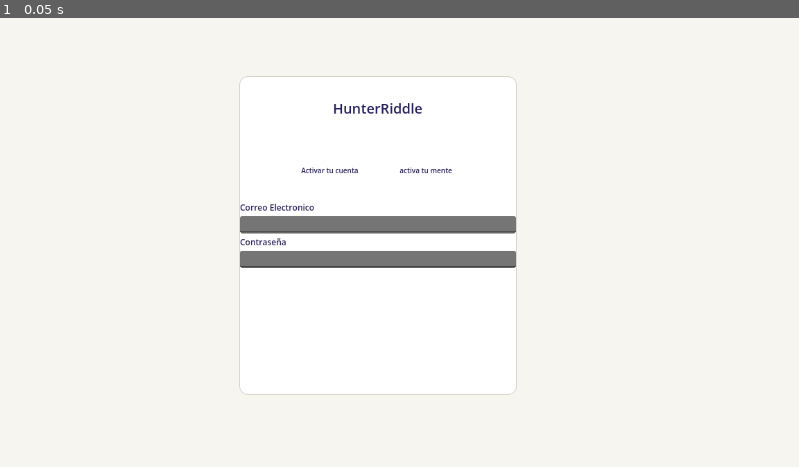
Above: before the commit, frame 1.
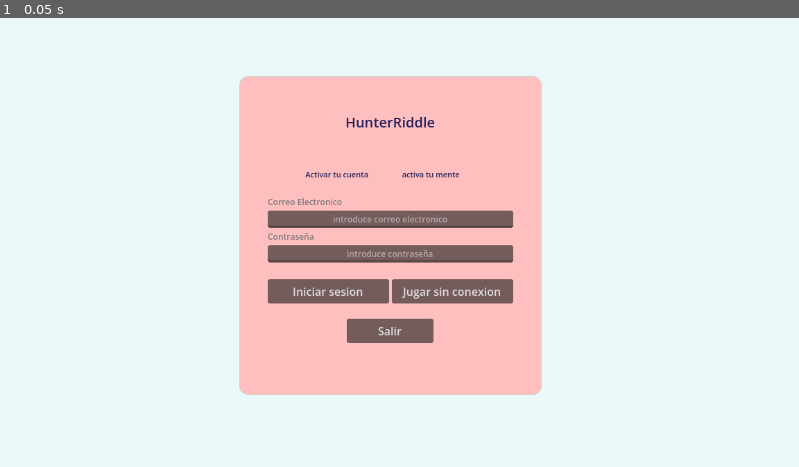
Above: after the commit, the same moment.

Repository: kikesnz7/HUNTERRIDDLE
Game: Godot game, scene res://Escenas/LoginScreen.tscn
Two runs of this game, one before a commit and one after it. Both use one fixed random seed, a clock stepped at 60 frames per second and the inputs below. This scene is started directly instead of the project's main scene.
Inputs:
- Up to frame 1 (0.05 s): no input

The runs differ from the first frame. In frame 1, 27% of the frame differs, in the area x 30-68%, y 12-84%.

Commit message:
loginscreen interfaz terminada

Diff:
--- a/Escenas/LoginScreen.tscn
+++ b/Escenas/LoginScreen.tscn
@@ -1,7 +1,7 @@
-[gd_scene format=3 uid="uid://d3afuf2swmm5f"]
+[gd_scene format=3 uid="uid://d2wfiolo3ihpd"]
 
 [sub_resource type="StyleBoxFlat" id="StyleBoxFlat_3nsn5"]
-bg_color = Color(1, 1, 1, 1)
+bg_color = Color(1, 0.75, 0.75, 1)
 border_width_left = 1
 border_width_top = 1
 border_width_right = 1
@@ -11,6 +11,8 @@
 corner_radius_top_right = 12
 corner_radius_bottom_right = 12
 corner_radius_bottom_left = 12
+
+[sub_resource type="Theme" id="Theme_3nsn5"]
 
 [node name="LoginScreen" type="Control" unique_id=1538564329]
 layout_mode = 3
@@ -27,7 +29,7 @@
 anchor_bottom = 1.0
 grow_horizontal = 2
 grow_vertical = 2
-color = Color(0.96862745, 0.9607843, 0.9411765, 1)
+color = Color(0.920979, 0.97330815, 0.9801448, 1)
 
 [node name="PanelContainer" type="PanelContainer" parent="." unique_id=904743577]
 custom_minimum_size = Vector2(400, 460)
@@ -38,10 +40,20 @@
 offset_bottom = 544.0
 theme_override_styles/panel = SubResource("StyleBoxFlat_3nsn5")
 
-[node name="VBoxContainer" type="VBoxContainer" parent="PanelContainer" unique_id=884233828]
+[node name="MarginContainer" type="MarginContainer" parent="PanelContainer" unique_id=1041669720]
 layout_mode = 2
+theme = SubResource("Theme_3nsn5")
+theme_override_constants/margin_left = 40
+theme_override_constants/margin_top = 20
+theme_override_constants/margin_right = 40
+theme_override_constants/margin_bottom = 20
 
-[node name="HunterRidddle" type="Label" parent="PanelContainer/VBoxContainer" unique_id=1797142590]
+[node name="VBoxContainer" type="VBoxContainer" parent="PanelContainer/MarginContainer" unique_id=884233828]
+layout_mode = 2
+size_flags_stretch_ratio = 1.25
+focus_neighbor_bottom = NodePath("LineEdit2")
+
+[node name="HunterRidddle" type="Label" parent="PanelContainer/MarginContainer/VBoxContainer" unique_id=1797142590]
 layout_mode = 2
 theme_override_colors/font_color = Color(0.14901961, 0.12941177, 0.36078432, 1)
 theme_override_font_sizes/font_size = 20
@@ -50,37 +62,74 @@
 "
 horizontal_alignment = 1
 
-[node name="Subtitulo" type="Label" parent="PanelContainer/VBoxContainer" unique_id=1934568512]
+[node name="Subtitulo" type="Label" parent="PanelContainer/MarginContainer/VBoxContainer" unique_id=1934568512]
 layout_mode = 2
 theme_override_colors/font_color = Color(0.14901961, 0.12941177, 0.36078432, 1)
-theme_override_font_sizes/font_size = 10
+theme_override_font_sizes/font_size = 11
 text = "
+                   Activar tu cuenta                 activa tu mente
+"
+vertical_alignment = 1
 
-                                  Activar tu cuenta 				                      activa tu mente
-
-"
-
-[node name="Correo" type="Label" parent="PanelContainer/VBoxContainer" unique_id=1167007631]
+[node name="Correo" type="Label" parent="PanelContainer/MarginContainer/VBoxContainer" unique_id=1167007631]
 layout_mode = 2
-theme_override_colors/font_color = Color(0.14901961, 0.12941177, 0.36078432, 1)
+size_flags_horizontal = 0
+size_flags_stretch_ratio = 0.66
+theme_override_colors/font_color = Color(0.48, 0.48, 0.48, 1)
 theme_override_font_sizes/font_size = 12
 text = "Correo Electronico"
 
-[node name="LineEdit" type="LineEdit" parent="PanelContainer/VBoxContainer" unique_id=211863593]
+[node name="LineEdit" type="LineEdit" parent="PanelContainer/MarginContainer/VBoxContainer" unique_id=211863593]
 layout_mode = 2
 theme_override_colors/selection_color = Color(0.94509804, 0.9372549, 0.9098039, 1)
 theme_override_font_sizes/font_size = 12
+placeholder_text = "introduce correo electronico"
 alignment = 1
 
-[node name="Contraseña" type="Label" parent="PanelContainer/VBoxContainer" unique_id=1588425300]
+[node name="Contraseña" type="Label" parent="PanelContainer/MarginContainer/VBoxContainer" unique_id=1588425300]
 layout_mode = 2
-theme_override_colors/font_color = Color(0.14901961, 0.12941177, 0.36078432, 1)
+theme_override_colors/font_color = Color(0.47843137, 0.47843137, 0.47843137, 1)
 theme_override_font_sizes/font_size = 12
 text = "Contraseña"
 
-[node name="LineEdit2" type="LineEdit" parent="PanelContainer/VBoxContainer" unique_id=1639584906]
+[node name="LineEdit2" type="LineEdit" parent="PanelContainer/MarginContainer/VBoxContainer" unique_id=1639584906]
 layout_mode = 2
 theme_override_colors/selection_color = Color(0.94509804, 0.9372549, 0.9098039, 1)
 theme_override_font_sizes/font_size = 12
+placeholder_text = "introduce contraseña"
 alignment = 1
 secret = true
+
+[node name="MarginContainer2" type="MarginContainer" parent="PanelContainer/MarginContainer/VBoxContainer" unique_id=1394617556]
+layout_mode = 2
+theme_override_constants/margin_top = 20
+
+[node name="HBoxContainer" type="HBoxContainer" parent="PanelContainer/MarginContainer/VBoxContainer/MarginContainer2" unique_id=490459500]
+layout_mode = 2
+
+[node name="Button" type="Button" parent="PanelContainer/MarginContainer/VBoxContainer/MarginContainer2/HBoxContainer" unique_id=727627221]
+custom_minimum_size = Vector2(175, 35)
+layout_mode = 2
+size_flags_horizontal = 0
+size_flags_vertical = 0
+text = "Iniciar sesion"
+
+[node name="Button2" type="Button" parent="PanelContainer/MarginContainer/VBoxContainer/MarginContainer2/HBoxContainer" unique_id=1964876619]
+custom_minimum_size = Vector2(175, 35)
+layout_mode = 2
+size_flags_horizontal = 0
+size_flags_vertical = 0
+text = "Jugar sin conexion"
+
+[node name="MarginContainer" type="MarginContainer" parent="PanelContainer/MarginContainer/VBoxContainer" unique_id=1344279552]
+layout_mode = 2
+theme_override_constants/margin_left = 0
+theme_override_constants/margin_top = 18
+
+[node name="Button" type="Button" parent="PanelContainer/MarginContainer/VBoxContainer/MarginContainer" unique_id=367465739]
+custom_minimum_size = Vector2(125, 35)
+layout_mode = 2
+size_flags_horizontal = 4
+size_flags_vertical = 0
+text = "Salir
+"
--- a/project.godot
+++ b/project.godot
@@ -15,6 +15,10 @@
 config/features=PackedStringArray("4.6", "Mobile")
 config/icon="res://icon.svg"
 
+[gui]
+
+fonts/dynamic_fonts/use_oversampling=false
+
 [physics]
 
 3d/physics_engine="Jolt Physics"
